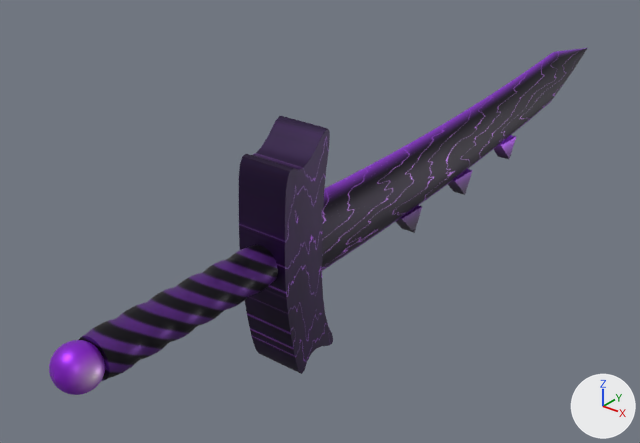
Before and after pictures for a commit that changed the glTF model assets/swords/Boss_VoidWraith.glb.
Before and after are seen from a camera (50 mm lens) standing at (0.526, -0.821, 0.42) and looking at (-0.068, -0.079, -0.04). Lighting does not change. The marker at lower right points along +X, +Y and +Z. The first picture is the older version. Vertices at exactly the same position are counted once.

Objects in the first picture: 'Boss_VoidWraith'.
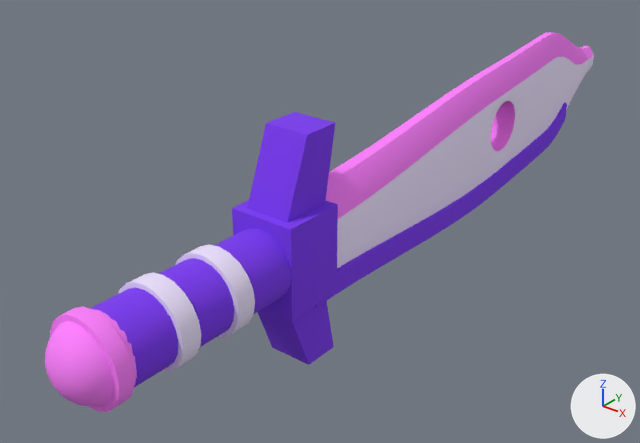
Edits to the scene script, one JSON object a line:
```json
{"op": "add", "block": "img_boss_voidwraith_atlas", "code": ["img_boss_voidwraith_atlas = load_image('Boss_VoidWraith_atlas', '_unpacked/Boss_VoidWraith_atlas', 192, 64, 'sRGB')"]}
{"op": "set", "path": "mat_boss_voidwraithmat.metallic", "old": "0.6", "new": "0.0"}
{"op": "set", "path": "mat_boss_voidwraithmat.texture", "old": "img_image_0", "new": "img_boss_voidwraith_atlas"}
{"op": "set", "path": "mat_boss_voidwraithmat.roughness", "old": "0.45", "new": "1.0"}
{"block": "me_boss_voidwraith", "where": "# used by ob_boss_voidwraith; location = (0.0, 0.0, 0.0)"}
{"op": "remove", "block": "me_boss_voidwraith", "code": "me_boss_voidwraith.from_pydata(...)  # 3447 vertices, 6844 faces; spans x -0.03..0.03, y -0.5..0.5, z -0.13..0.13"}
{"op": "add", "block": "me_boss_voidwraith", "code": "me_boss_voidwraith.from_pydata(...)  # 1998 vertices, 3960 faces; spans x -0.044..0.044, y -0.5..0.5, z -0.13..0.13"}
{"block": "me_boss_voidwraith", "change": "me_boss_voidwraith part 1: the loose piece of 2002 vertices spanning x -0.015..0.015, y -0.21..0.5, z -0.047..0.08 is rebuilt with 678 vertices and now spans x -0.028..0.028, y -0.21..0.5, z -0.07..0.113"}
{"block": "me_boss_voidwraith", "change": "me_boss_voidwraith part 2: the loose piece of 80 vertices spanning x -0.03..0.03, y -0.255..-0.178, z -0.13..0.13 is rebuilt with 56 vertices and now spans x -0.038..0.038, y -0.255..-0.183, z -0.05..0.05"}
{"block": "me_boss_voidwraith", "change": "me_boss_voidwraith part 3: a new loose piece of 344 vertices spanning x -0.033..0.033, y -0.21..0.402, z -0.072..0.0, in mat_boss_voidwraithmat (picture img_boss_voidwraith_atlas)"}
{"block": "me_boss_voidwraith", "change": "me_boss_voidwraith part 4: a new loose piece of 160 vertices spanning x -0.043..0.043, y -0.403..-0.381, z -0.043..0.043, in mat_boss_voidwraithmat (picture img_boss_voidwraith_atlas)"}
{"block": "me_boss_voidwraith", "change": "me_boss_voidwraith part 5: a new loose piece of 160 vertices spanning x -0.043..0.043, y -0.334..-0.312, z -0.043..0.043, in mat_boss_voidwraithmat (picture img_boss_voidwraith_atlas)"}
{"block": "me_boss_voidwraith", "change": "me_boss_voidwraith part 6: a new loose piece of 56 vertices spanning x -0.026..0.026, y -0.25..-0.172, z 0.04..0.13, in mat_boss_voidwraithmat (picture img_boss_voidwraith_atlas)"}
{"block": "me_boss_voidwraith", "change": "me_boss_voidwraith part 7: a new loose piece of 56 vertices spanning x -0.026..0.026, y -0.25..-0.172, z -0.13..-0.04, in mat_boss_voidwraithmat (picture img_boss_voidwraith_atlas)"}
{"block": "me_boss_voidwraith", "change": "me_boss_voidwraith part 8: the loose piece of 6 vertices spanning x -0.009..0.009, y -0.02..0.025, z -0.066..-0.036 is deleted"}
{"block": "me_boss_voidwraith", "change": "me_boss_voidwraith part 9: the loose piece of 6 vertices spanning x -0.009..0.009, y 0.1..0.145, z -0.057..-0.027 is deleted"}
{"block": "me_boss_voidwraith", "change": "me_boss_voidwraith part 10: the loose piece of 6 vertices spanning x -0.009..0.009, y 0.22..0.265, z -0.045..-0.015 is deleted"}
{"block": "me_boss_voidwraith", "change": "me_boss_voidwraith part 11: 1343 vertices removed from x -0.022..0.022, y -0.5..-0.253, z -0.022..0.022; 484 vertices added at x -0.044..0.044, y -0.499..-0.253, z -0.044..0.044"}
```

Changed parts and their boxes (x1, y1, x2, y2) in the pictures (640 x 443 px):
```json
{"object": "Boss_VoidWraith", "change": "surface changed, reshaped", "before": [49, 48, 587, 395], "after": [45, 32, 594, 412], "on screen": "9% taller"}
{"part": 1, "of": "me_boss_voidwraith", "change": "rebuilt", "before": [322, 48, 587, 270], "after": [326, 32, 594, 268], "on screen": "6% taller"}
{"part": 2, "of": "me_boss_voidwraith", "change": "rebuilt", "before": [239, 116, 333, 374], "after": [232, 200, 338, 320]}
{"part": 3, "of": "me_boss_voidwraith", "change": "added", "after": [315, 103, 567, 307]}
{"part": 4, "of": "me_boss_voidwraith", "change": "added", "after": [118, 272, 201, 372]}
{"part": 5, "of": "me_boss_voidwraith", "change": "added", "after": [175, 244, 255, 339]}
{"part": 6, "of": "me_boss_voidwraith", "change": "added", "after": [247, 112, 335, 223], "on screen": "purple"}
{"part": 7, "of": "me_boss_voidwraith", "change": "added", "after": [257, 301, 334, 365], "on screen": "purple"}
{"part": 8, "of": "me_boss_voidwraith", "change": "deleted", "before": [396, 205, 422, 233]}
{"part": 9, "of": "me_boss_voidwraith", "change": "deleted", "before": [448, 169, 473, 195]}
{"part": 10, "of": "me_boss_voidwraith", "change": "deleted", "before": [494, 135, 516, 159]}
{"part": 11, "of": "me_boss_voidwraith", "change": "built on", "before": [49, 245, 278, 395], "after": [45, 228, 291, 412]}
```
